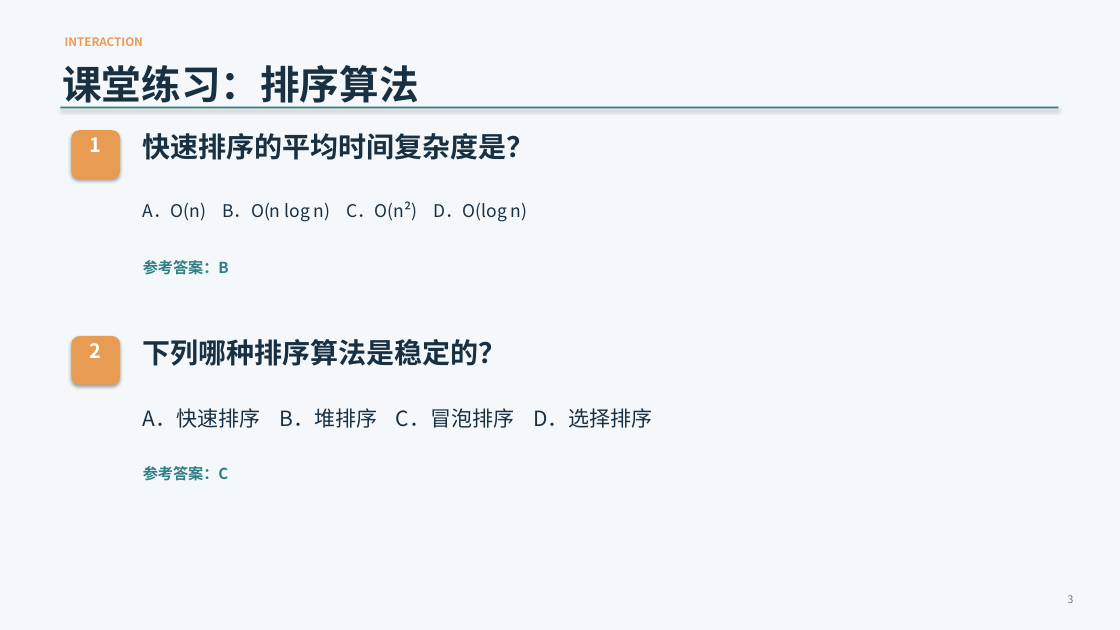
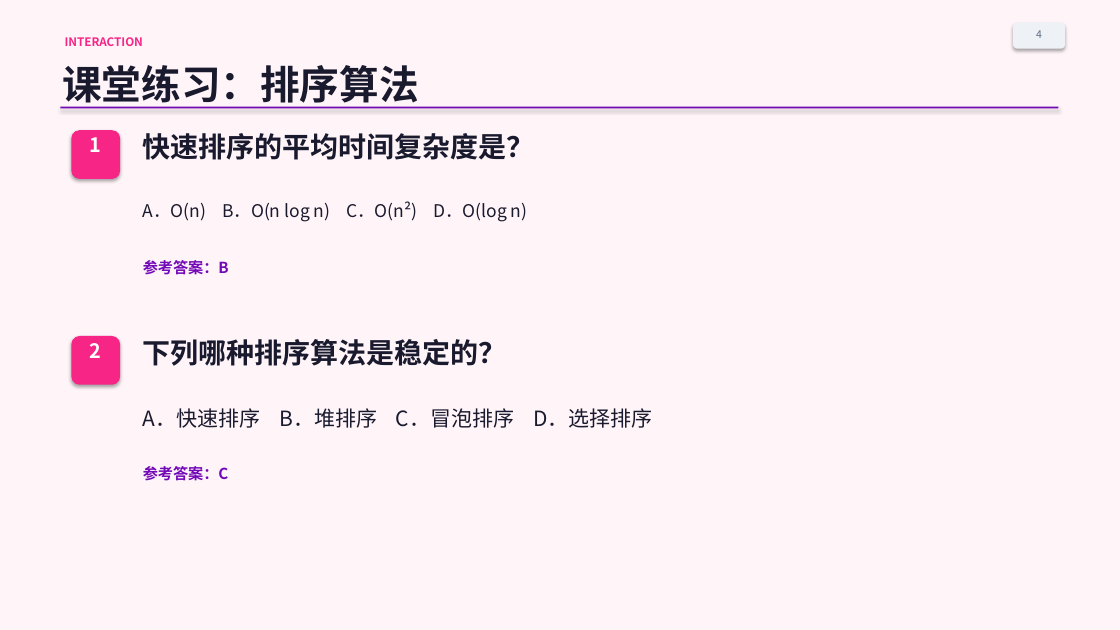
Before and after one commit to ggg333219/2026FWW-provin, a slide deck: slide 4 of docs/导出验证/sample_export.pptx (slide 3 before the commit). Drawn at 1120x630 pixels with LibreOffice and Linux fonts; fonts in the diff are those of the drawing. Boxes give left, top, right and bottom in pixels: in the first picture for what was removed or moved away, otherwise in the second. Text is boxed around its words. In the diff, an @@ line names an element or a change of style, - is before the commit and + after.

```diff
--- a/docs/导出验证/sample_export.pptx
+++ b/docs/导出验证/sample_export.pptx
@@ background #F5F8FA to #FFF5F9 @@
@@ rounded rectangle added at (x1=1013, y1=23, x2=1065, y2=49), fill #EEF1F5 @@
@@ text colour #183042 to #1A1A2E in 5 elements at (x1=143, y1=133, x2=535, y2=160), (x1=143, y1=201, x2=528, y2=222), (x1=143, y1=339, x2=507, y2=366), (x1=143, y1=408, x2=652, y2=428), (x1=62, y1=65, x2=419, y2=109) @@
@@ text "INTERACTION" at (x1=65, y1=37, x2=143, y2=46): text colour #E89B52 to #F72585 @@
@@ text added at (x1=1036, y1=30, x2=1042, y2=38), 9 pt, text #5F6C84 @@
+4
@@ rectangle at (x1=60, y1=107, x2=1059, y2=108): fill #2F7E83 to #7209B7 @@
@@ rounded rectangle at (x1=71, y1=130, x2=120, y2=179): fill #E89B52 to #F72585 @@
@@ text "参考答案：B" at (x1=143, y1=260, x2=229, y2=275): text colour #2F7E83 to #7209B7 @@
@@ rounded rectangle at (x1=71, y1=336, x2=120, y2=385): fill #E89B52 to #F72585 @@
@@ text "参考答案：C" at (x1=143, y1=466, x2=229, y2=481): text colour #2F7E83 to #7209B7 @@
@@ text removed at (x1=1068, y1=595, x2=1074, y2=603) @@
-3
```
Also in this commit, not shown: 4 other slides changed, 1 slide added, 11 other files.
